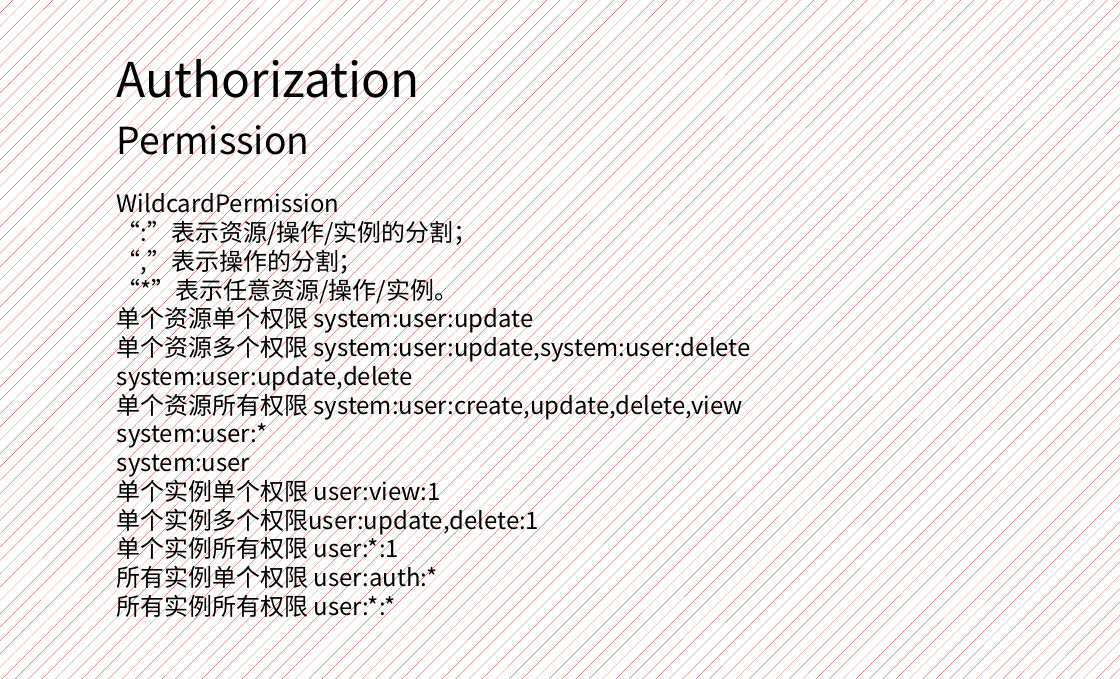
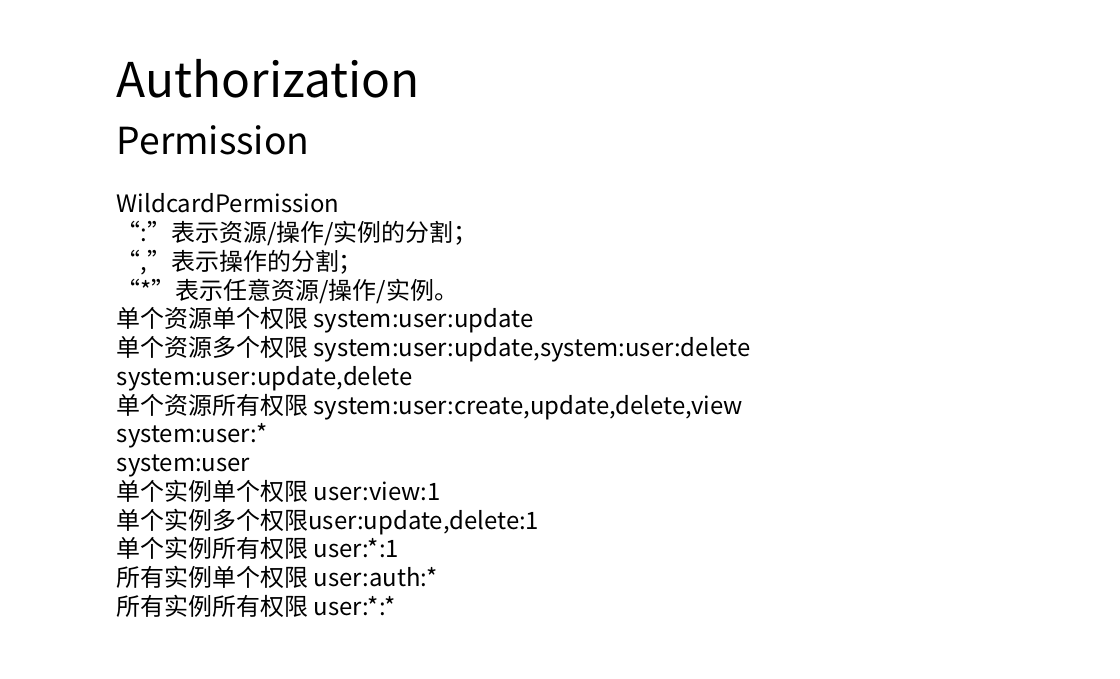
Before and after one commit to yanghaikun/shiro-in-action, a slide deck: slide 11 of shiro原理解析.pptx. Drawn at 1120x679 pixels with LibreOffice and Linux fonts; fonts in the diff are those of the drawing. Boxes give left, top, right and bottom in pixels: in the first picture for what was removed or moved away, otherwise in the second. Text is boxed around its words. In the diff, an @@ line names an element or a change of style, - is before the commit and + after.

```diff
--- a/shiro原理解析.pptx
+++ b/shiro原理解析.pptx
@@ background pattern #C00000 on #FFFFFF to #FFFFFF @@
```
Also in this commit, not shown: 17 other slides changed, 1 slide added, 1 slide removed.
